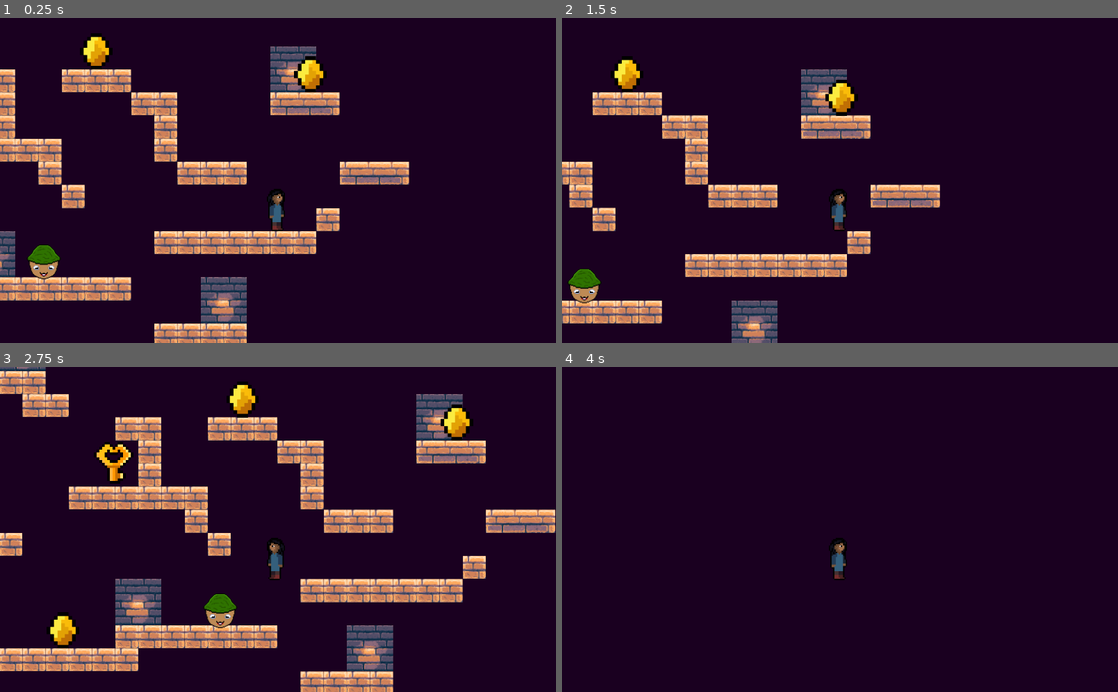
Above: before the commit, frames 1-4 (two rows, left to right).
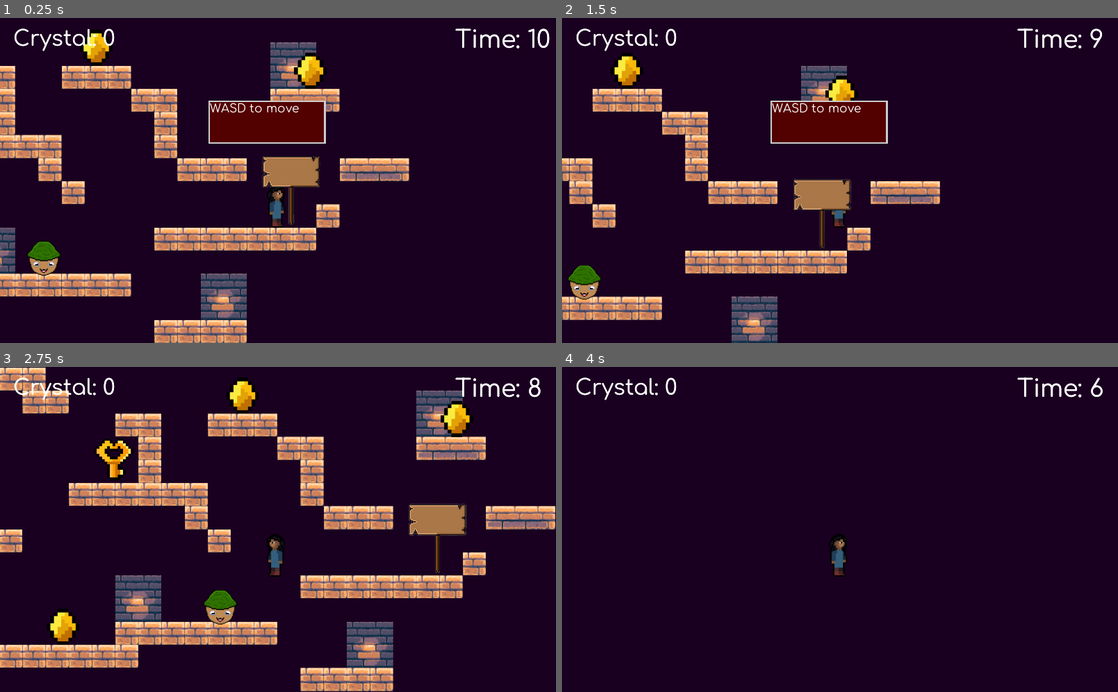
Above: after the commit, the same moments.

Repository: caffebd/sayem-platform
Game: Godot game, scene res://scenes/tileWorld.tscn
Two runs of this game, one before a commit and one after it. Both use one fixed random seed, a clock stepped at 60 frames per second and the inputs below.
Inputs:
- Up to frame 1 (0.25 s): no input
- Up to frame 2 (1.5 s): hold D (right) from 0.53 s (still down); tap W (jump) at 0.77 s
- Up to frame 3 (2.75 s): tap W (jump) at 1.52 s; release D (right) at 2.03 s; hold A (left) from 2.03 s (still down)
- Up to frame 4 (4 s): release A (left) at 2.78 s; hold D (right) from 2.78 s (still down); tap W (jump) at 3.02, 3.77 s

The runs differ from the first frame. In frame 1, 18% of the frame differs, in the area x 0-99%, y 3-100%; in frame 2, 15%; in frame 3, 22%, in the area x 0-100%, y 0-100%; in frame 4, 0.8%.

Commit message:
add_sign

Diff:
--- a/scenes/Player.tscn
+++ b/scenes/Player.tscn
@@ -1,9 +1,10 @@
-[gd_scene load_steps=7 format=2]
+[gd_scene load_steps=8 format=2]
 
 [ext_resource path="res://assets/player/Sarah Walking New1.png" type="Texture" id=1]
 [ext_resource path="res://scripts/Player.gd" type="Script" id=2]
 [ext_resource path="res://assets/player/Sarah Walking New2.png" type="Texture" id=3]
 [ext_resource path="res://assets/player/Sarah Walking New3.png" type="Texture" id=4]
+[ext_resource path="res://scenes/UI.tscn" type="PackedScene" id=5]
 
 [sub_resource type="SpriteFrames" id=1]
 animations = [ {
@@ -30,6 +31,10 @@
 shape = SubResource( 2 )
 
 [node name="playerCam" type="Camera2D" parent="."]
-position = Vector2( -5, -15 )
+position = Vector2( -5, -10 )
 current = true
 zoom = Vector2( 0.75, 0.75 )
+
+[node name="UI" parent="." instance=ExtResource( 5 )]
+
+[editable path="UI"]
--- a/scenes/UI.tscn
+++ b/scenes/UI.tscn
@@ -15,9 +15,18 @@
 size = 45
 font_data = ExtResource( 2 )
 
-[node name="UI" type="Control"]
-anchor_right = 1.0
-anchor_bottom = 1.0
+[sub_resource type="DynamicFont" id=4]
+size = 22
+font_data = ExtResource( 2 )
+
+[sub_resource type="StyleBoxFlat" id=5]
+bg_color = Color( 0.32549, 0, 0, 1 )
+border_width_left = 3
+border_width_top = 3
+border_width_right = 3
+border_width_bottom = 3
+
+[node name="UI" type="CanvasLayer"]
 script = ExtResource( 1 )
 
 [node name="Score_Label" type="Label" parent="."]
@@ -53,6 +62,18 @@
 margin_bottom = 59.0
 custom_fonts/font = SubResource( 3 )
 
+[node name="signText" type="RichTextLabel" parent="."]
+visible = false
+anchor_right = 1.0
+anchor_bottom = 1.0
+margin_left = 384.0
+margin_top = 152.0
+margin_right = -424.0
+margin_bottom = -368.0
+custom_fonts/normal_font = SubResource( 4 )
+custom_styles/normal = SubResource( 5 )
+text = "Sign text here"
+
 [connection signal="timeout" from="coinTimer" to="." method="_on_coinTimer_timeout"]
 [connection signal="timeout" from="game_timer" to="." method="_on_game_timer_timeout"]
 [connection signal="timeout" from="flyTimer" to="." method="_on_flyTimer_timeout"]
--- /dev/null
+++ b/scenes/sign.tscn
@@ -0,0 +1,24 @@
+[gd_scene load_steps=4 format=2]
+
+[ext_resource path="res://assets/player/sign.png" type="Texture" id=1]
+[ext_resource path="res://scripts/sign.gd" type="Script" id=2]
+
+[sub_resource type="RectangleShape2D" id=1]
+extents = Vector2( 68, 5.21739 )
+
+[node name="sign" type="Area2D"]
+script = ExtResource( 2 )
+sign_text = "Hello"
+
+[node name="Sprite" type="Sprite" parent="."]
+position = Vector2( -66.5, 76.2615 )
+scale = Vector2( 0.389908, 0.389908 )
+texture = ExtResource( 1 )
+
+[node name="CollisionShape2D" type="CollisionShape2D" parent="."]
+position = Vector2( -68, 80 )
+scale = Vector2( 1, 9.2 )
+shape = SubResource( 1 )
+
+[connection signal="body_entered" from="." to="." method="_on_sign_body_entered"]
+[connection signal="body_exited" from="." to="." method="_on_sign_body_exited"]
--- a/scenes/tileWorld.tscn
+++ b/scenes/tileWorld.tscn
@@ -1,10 +1,12 @@
-[gd_scene load_steps=6 format=2]
+[gd_scene load_steps=8 format=2]
 
 [ext_resource path="res://tileset/tileWorld.tres" type="TileSet" id=1]
 [ext_resource path="res://scenes/Player.tscn" type="PackedScene" id=2]
 [ext_resource path="res://scenes/goomba.tscn" type="PackedScene" id=3]
 [ext_resource path="res://scenes/coin.tscn" type="PackedScene" id=4]
 [ext_resource path="res://scenes/fly_key.tscn" type="PackedScene" id=5]
+[ext_resource path="res://scenes/UI.tscn" type="PackedScene" id=6]
+[ext_resource path="res://scenes/sign.tscn" type="PackedScene" id=7]
 
 [node name="tileWorld" type="Node2D"]
 
@@ -52,3 +54,9 @@
 
 [node name="fly_key" parent="." instance=ExtResource( 5 )]
 position = Vector2( 416, 256 )
+
+[node name="UI" parent="." instance=ExtResource( 6 )]
+
+[node name="sign2" parent="." instance=ExtResource( 7 )]
+position = Vector2( 928, 288 )
+sign_text = "WASD to move"
--- a/scripts/UI.gd
+++ b/scripts/UI.gd
@@ -1,4 +1,4 @@
-extends Control
+extends CanvasLayer
 
 var my_crystal = 0
 var game_time = 10
@@ -10,6 +10,15 @@
 	$time_label.text = "Time: "+str(game_time)
 	GlobalSignals.connect("fly_power", self, "_fly_power")
 	GlobalSignals.connect("change_score", self, "_change_score")
+	GlobalSignals.connect("sign_show",self, "_sign_show")
+	GlobalSignals.connect("sign_hide", self, "_sign_hide")
+
+func _sign_show(text):
+	$signText.text = text
+	$signText.visible = true
+
+func _sign_hide():
+	$signText.visible = false
 
 func _change_score():
 	my_crystal += 1
--- a/scripts/globalSignals.gd
+++ b/scripts/globalSignals.gd
@@ -9,3 +9,6 @@
 signal fly_power()
 
 signal push_up()
+
+signal sign_show(text)
+signal sign_hide()
--- /dev/null
+++ b/scripts/sign.gd
@@ -0,0 +1,17 @@
+extends Area2D
+
+export var sign_text = ""
+
+func _ready():
+	pass
+
+
+func _on_sign_body_entered(body):
+	if body.is_in_group("player"):
+		print(sign_text)
+		GlobalSignals.emit_signal("sign_show", sign_text)
+
+
+func _on_sign_body_exited(body):
+	if body.is_in_group("player"):
+		GlobalSignals.emit_signal("sign_hide")
--- a/tileset/tileWorld.tres
+++ b/tileset/tileWorld.tres
@@ -1,12 +1,19 @@
-[gd_resource type="TileSet" load_steps=4 format=2]
+[gd_resource type="TileSet" load_steps=7 format=2]
 
 [ext_resource path="res://assets/tilemap/dungeon_32 (1).png" type="Texture" id=1]
+[ext_resource path="res://assets/tilemap/new_tile.png" type="Texture" id=2]
 
 [sub_resource type="ConvexPolygonShape2D" id=1]
 points = PoolVector2Array( 0, 0, 32, 0, 32, 32, 0, 32 )
 
 [sub_resource type="ConvexPolygonShape2D" id=2]
 points = PoolVector2Array( 0, 0, 96, 0, 96, 32, 0, 32 )
+
+[sub_resource type="ConvexPolygonShape2D" id=3]
+points = PoolVector2Array( 0, 0, 32, 0, 32, 32, 0, 32 )
+
+[sub_resource type="ConvexPolygonShape2D" id=4]
+points = PoolVector2Array( 0, 0, 32, 0, 32, 32, 0, 32 )
 
 [resource]
 0/name = "dungeon_32 (1).png 0"
@@ -65,3 +72,73 @@
 2/shape_one_way_margin = 0.0
 2/shapes = [  ]
 2/z_index = 0
+3/name = "new_tile.png 3"
+3/texture = ExtResource( 2 )
+3/tex_offset = Vector2( 0, 0 )
+3/modulate = Color( 1, 1, 1, 1 )
+3/region = Rect2( -32, -32, 64, 64 )
+3/tile_mode = 0
+3/occluder_offset = Vector2( 0, 0 )
+3/navigation_offset = Vector2( 0, 0 )
+3/shape_offset = Vector2( 0, 0 )
+3/shape_transform = Transform2D( 1, 0, 0, 1, 0, 0 )
+3/shape_one_way = false
+3/shape_one_way_margin = 0.0
+3/shapes = [  ]
+3/z_index = 0
+4/name = "new_tile.png 4"
+4/texture = ExtResource( 2 )
+4/tex_offset = Vector2( 0, 0 )
+4/modulate = Color( 1, 1, 1, 1 )
+4/region = Rect2( 0, 0, 32, 32 )
+4/tile_mode = 0
+4/occluder_offset = Vector2( 0, 0 )
+4/navigation_offset = Vector2( 0, 0 )
+4/shape_offset = Vector2( 0, 0 )
+4/shape_transform = Transform2D( 1, 0, 0, 1, 0, 0 )
+4/shape_one_way = false
+4/shape_one_way_margin = 0.0
+4/shapes = [  ]
+4/z_index = 0
+5/name = "new_tile.png 5"
+5/texture = ExtResource( 2 )
+5/tex_offset = Vector2( 0, 0 )
+5/modulate = Color( 1, 1, 1, 1 )
+5/region = Rect2( 0, 0, 32, 32 )
+5/tile_mode = 0
+5/occluder_offset = Vector2( 0, 0 )
+5/navigation_offset = Vector2( 0, 0 )
+5/shape_offset = Vector2( 0, 0 )
+5/shape_transform = Transform2D( 1, 0, 0, 1, 0, 0 )
+5/shape = SubResource( 3 )
+5/shape_one_way = false
+5/shape_one_way_margin = 1.0
+5/shapes = [ {
+"autotile_coord": Vector2( 0, 0 ),
+"one_way": false,
+"one_way_margin": 1.0,
+"shape": SubResource( 3 ),
+"shape_transform": Transform2D( 1, 0, 0, 1, 0, 0 )
+} ]
+5/z_index = 0
+6/name = "new_tile.png 6"
+6/texture = ExtResource( 2 )
+6/tex_offset = Vector2( 0, 0 )
+6/modulate = Color( 1, 1, 1, 1 )
+6/region = Rect2( 0, 0, 32, 32 )
+6/tile_mode = 0
+6/occluder_offset = Vector2( 0, 0 )
+6/navigation_offset = Vector2( 0, 0 )
+6/shape_offset = Vector2( 0, 0 )
+6/shape_transform = Transform2D( 1, 0, 0, 1, 0, 0 )
+6/shape = SubResource( 4 )
+6/shape_one_way = false
+6/shape_one_way_margin = 1.0
+6/shapes = [ {
+"autotile_coord": Vector2( 0, 0 ),
+"one_way": false,
+"one_way_margin": 1.0,
+"shape": SubResource( 4 ),
+"shape_transform": Transform2D( 1, 0, 0, 1, 0, 0 )
+} ]
+6/z_index = 0
Binary file added: assets/player/sign.png
Not shown, added: assets/player/sign.png.import
Binary file added: assets/player/ufo_helper.png
Not shown, added: assets/player/ufo_helper.png.import
Binary file changed: assets/tilemap/new_tile.png
Not shown: 1 places in scenes/UI.tscn that only renumber resources
